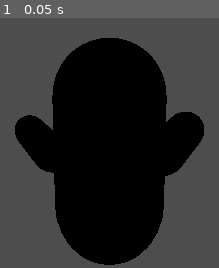
Above: before the commit, frame 1.
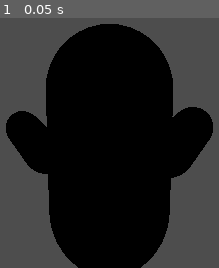
Above: after the commit, the same moment.

Repository: Rayvet24/Movimiento-3d-y-Grayboxing
Game: Godot game, scene res://Personaje.tscn
Two runs of this game, one before a commit and one after it. Both use one fixed random seed, a clock stepped at 60 frames per second and the inputs below.
Inputs:
- Up to frame 1 (0.05 s): no input

The runs differ from the first frame. In frame 1, 10% of the frame differs, in the area x 2-98%, y 2-100%.

Commit message:
Spring arm para corregir errores de camara

Diff:
--- a/Personaje.tscn
+++ b/Personaje.tscn
@@ -10,6 +10,8 @@
 
 [sub_resource type="CapsuleMesh" id="CapsuleMesh_48aib"]
 
+[sub_resource type="SeparationRayShape3D" id="SeparationRayShape3D_s7vd6"]
+
 [node name="CharacterBody3D" type="CharacterBody3D" unique_id=637575195]
 script = ExtResource("1_s7vd6")
 
@@ -21,9 +23,6 @@
 [node name="CollisionShape3D" type="CollisionShape3D" parent="CollisionShape3D/Area3D" unique_id=817743641]
 shape = SubResource("CapsuleShape3D_s7vd6")
 
-[node name="Camera3D" type="Camera3D" parent="." unique_id=1676545750]
-transform = Transform3D(1, 0, 0, 0, 0.9926098, 0.12134963, 0, -0.12134963, 0.9926098, 0, 1.2599053, 2.533358)
-
 [node name="MeshInstance3D" type="MeshInstance3D" parent="." unique_id=533734477]
 mesh = SubResource("CapsuleMesh_s7vd6")
 
@@ -34,3 +33,10 @@
 [node name="MeshInstance3D3" type="MeshInstance3D" parent="." unique_id=215138017]
 transform = Transform3D(0.25106084, -0.2737013, 0, -7.178318e-09, -1.8290365e-08, 0.3, -0.16422078, -0.4184347, -1.3113417e-08, -0.6685507, 0.00013519623, -0.12746578)
 mesh = SubResource("CapsuleMesh_48aib")
+
+[node name="SpringArm3D" type="SpringArm3D" parent="." unique_id=1015294775]
+transform = Transform3D(1, 0, 0, 0, 0.97817665, 0.4863009, 0, -0.20777512, 2.2894378, 0, 0.6388576, 0)
+shape = SubResource("SeparationRayShape3D_s7vd6")
+
+[node name="Camera3D" type="Camera3D" parent="SpringArm3D" unique_id=1676545750]
+transform = Transform3D(1, 0, 0, 0, 0.9961611, -0.08753823, 0, 0.037401263, 0.4256161, 0, 0.08112562, 1.113904)
